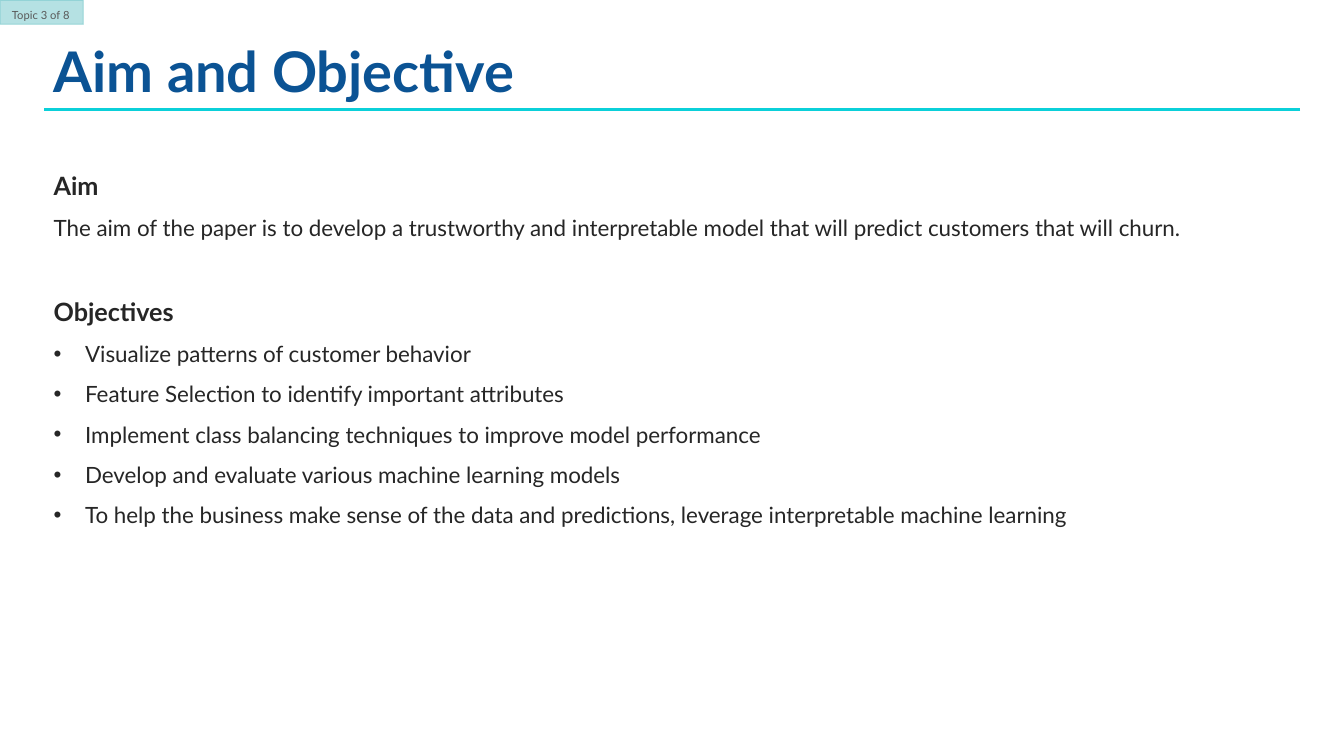
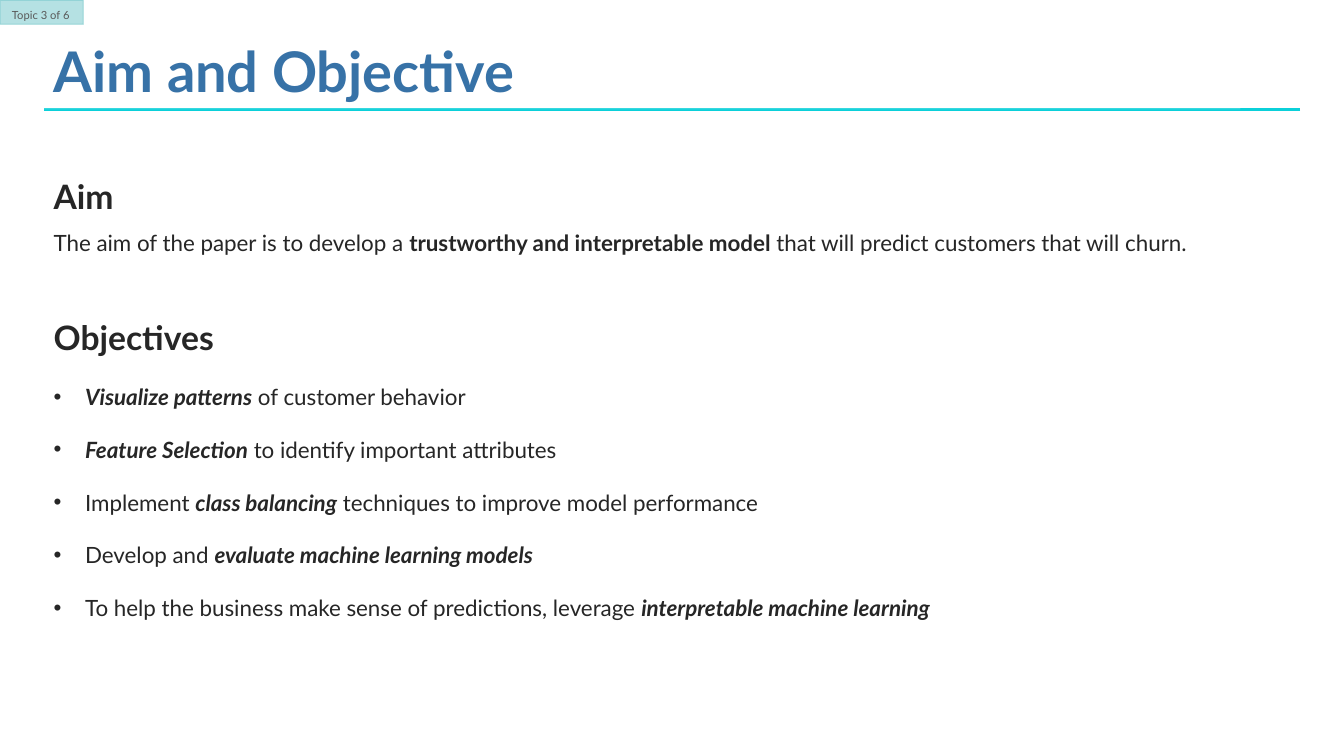
Before and after one commit to anishmahapatra/MSc-Data-Science, a slide deck: slide 5 of Final Submission/MSc Thesis Presentation v1.pptx. Drawn at 1344x756 pixels with LibreOffice and Linux fonts; fonts in the diff are those of the drawing; background and template pictures are left out. Boxes give left, top, right and bottom in pixels: in the first picture for what was removed or moved away, otherwise in the second. Text is boxed around its words. In the diff, an @@ line names an element or a change of style, - is before the commit and + after.

```diff
--- a/Final Submission/MSc Thesis Presentation v1.pptx
+++ b/Final Submission/MSc Thesis Presentation v1.pptx
@@ rectangle added at (12, 31, 1241, 109), fill #FFFFFF at 18% opacity @@
@@ text at (54, 184, 1186, 515): size 18 to 24 pt in "Aim", "Objectives"; bold on in "trustworthy and interpretable model", "Visualize patterns", "Feature Selection", "class balancing"; italic on in "Visualize patterns", "Feature Selection", "class balancing" @@
@@ text at (85, 546, 930, 620): text changed @@
-• Develop and evaluate various machine learning models
-• To help the business make sense of the data and predictions, leverage interpretable machine learning
+• Develop and evaluate machine learning models
+• To help the business make sense of predictions, leverage interpretable machine learning
```
Also in this commit, not shown: 10 other slides changed, 1 slide added, 1 slide removed, 8 other files.
